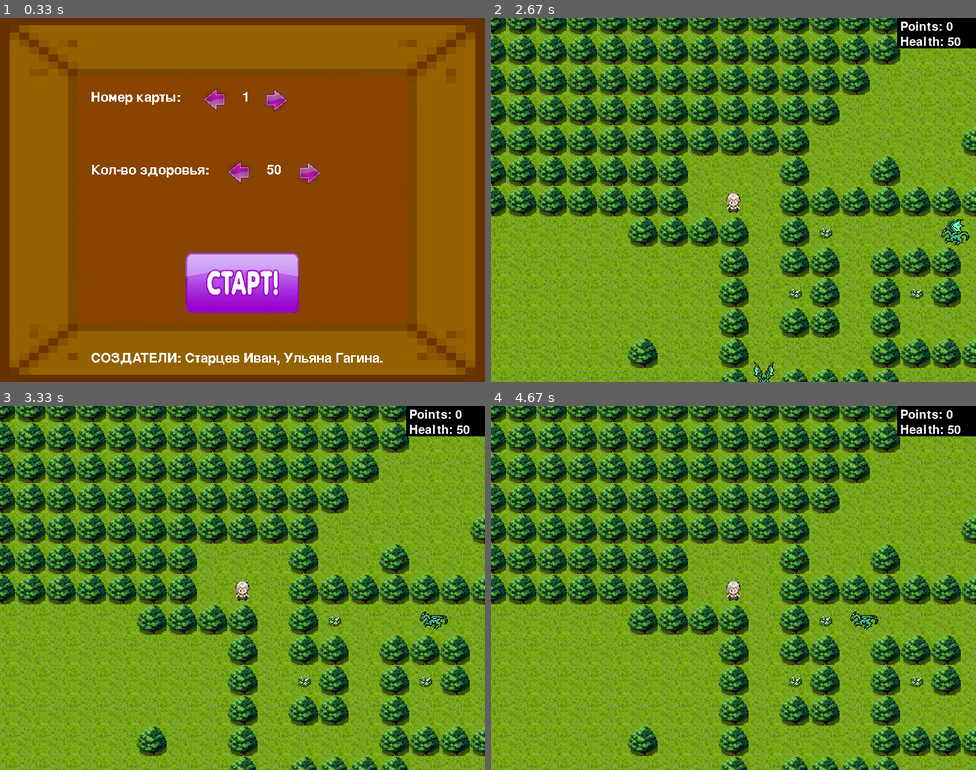
Above: before the commit, frames 1-4 (two rows, left to right).
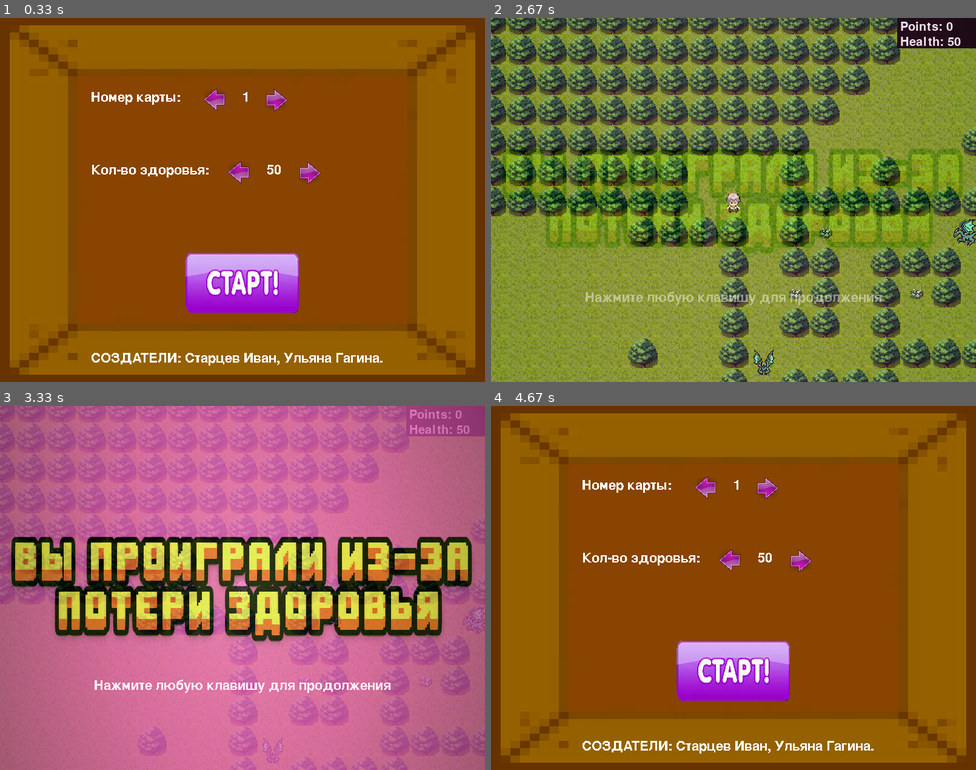
Above: after the commit, the same moments.

Repository: ivampo/PygameProject
Game: pygame game, started from basic.py
Same seed, same stepped clock (60 frames per second), same inputs: the game is played once before the commit and once after it.
Inputs (mouse positions are in pixels of both pictures, inside the frame that each line leads up to):
- Up to frame 1 (0.33 s): no input
- Up to frame 2 (2.67 s): click (704, 98) at 0.42 s; click (767, 98) at 1.77 s; click (782, 280) at 2.1 s; tap D at 2.33 s
- Up to frame 3 (3.33 s): no input
- Up to frame 4 (4.67 s): click (718, 526) at 4.3 s; click (728, 558) at 4.63 s

Frame 1 is identical in both runs. In frame 2, 67% of the frame differs, in the area x 0-100%, y 0-100%; in frame 3, 100%; in frame 4, 100%.

Commit message:
подогнаны карты уровней под размер экрана, а также сделана тестовая карта

Diff:
--- a/basic.py
+++ b/basic.py
@@ -50,7 +50,7 @@
     font = pygame.font.SysFont(None, 32)
     health_list = [20, 50, 100]
     health_num = 1
-    map_list = ['map.txt', 'map2.txt', 'map3.txt']
+    map_list = ['map.txt', 'map2.txt', 'map3.txt', 'test_map.txt']
     map_num = 0
     text1 = font.render('Номер карты:', False, pygame.Color('white'))
     text1_value = font.render(str(map_num + 1), False, pygame.Color('white'))
@@ -68,10 +68,10 @@
                 if 250 <= pos[0] <= 550 and 380 <= pos[1] <= 500:
                     return health_list[health_num], map_list[map_num]
                 if 330 <= pos[0] <= 380 and 110 <= pos[1] <= 160:
-                    map_num = (map_num - 1) % 3
+                    map_num = (map_num - 1) % 4
                     text1_value = font.render(str(map_num + 1), False, pygame.Color('white'))
                 if 430 <= pos[0] <= 480 and 110 <= pos[1] <= 160:
-                    map_num = (map_num + 1) % 3
+                    map_num = (map_num + 1) % 4
                     text1_value = font.render(str(map_num + 1), False, pygame.Color('white'))
                 if 370 <= pos[0] <= 420 and 230 <= pos[1] <= 280:
                     health_num = (health_num - 1) % 3
@@ -417,6 +417,8 @@
             if event.key == pygame.K_SPACE:
                 for plant in plant_group:
                     plant.collect()
+            if event.key == pygame.K_d:
+                end_screen()
         if event.type == pygame.KEYUP:
             if event.key in [pygame.K_LEFT, pygame.K_RIGHT,
                              pygame.K_UP, pygame.K_DOWN]:
--- a/map.txt
+++ b/map.txt
@@ -10,11 +10,11 @@
 .........#.##.###.#.#..#.............
 .........#.&#.#&#.+.#.......#........
 .........#.##.#.....##########...#...
-......#..#v...#######&..##.&.########
-.........#.####....###+...h#...#######
+......#..#v...#######&.#.+.&.########
+.........#.####....##+....h#...#######
 .........#.+#&..##.##########+..#######
 .........#.###..#&.##....######&#######
 .......#.#.....##+....##.##...#..#######
-.........###############..#.+.#.########
-.............#.........#.&..#..v#########
+.........#########v#####..#.+.#.########
+.............#....#....#.&..#..v#########
 ...................#...##################
--- a/map2.txt
+++ b/map2.txt
@@ -1,21 +1,25 @@
-.......................
-............#..........
-....#.........#........
-.......................
-.....###############...
-...#.#...#......v&#....
-#....#.#h....###.##....
-##...#.#..+#.#.#..#....#
-###..#&#####...#.+##..###
-####.#.#.#.....#&..######
-########.+.###.###.######
-.#####h.&..#&#.#.#.######
-..##########.#.+&###.####
-...###&...v..#v..#&#..##
-....######...##+.#.#....
-..#..#@....#&....#.#.#..
-.....#####.####..#.#....
-.....#.&....#......#...#.
-.....###############....
-..............#......#..
-........##..............
+###########################
+###.......................##
+###............#..........##
+###....#.........#........##
+###.......................##
+###.....###############...##
+###...#.#...#......v&#....##
+####....#.#h....###.##....####
+#####...#.#..+#.#.#..#....###
+######..#&#####...#.+##..#####
+#######.#.#.#.....#&..########
+###########.+.###.###.########
+###.#####h.&..#&#.#.#.########
+###..##########.#.+&###.######
+###...###&...v..#v..#&#..####
+###....######...##+.#.#....##
+###..#..#@....#&....#.#.#..##
+###.....#####.####..#.#....##
+###.....#.&....#......#...#.##
+###.....###############....##
+###..............#......#..##
+###........##..............##
+###########################
+###########################
+###########################
--- a/map3.txt
+++ b/map3.txt
@@ -1,21 +1,24 @@
-.......................
-##..........#..........
-####..........#........
-#####..................
-##################....#
-######&......&..h#..#..
-.#######.#.+.#.+.#.....
-..####@..#&..#.#.#.#...
-...#########.#.#.#.....
-....##.+&...v#.#.#....#
-.....#########.#&#...##
-..#..#v..&.....#.#..###
-.....#.###########.####
-.....#.&.....#..&######
-....##.#####.#.########
-.....#....&#h&...######
-.#...##################
-.............##########
-.......#..#....########
-.........#......#######
-..................#####
+##########################
+###########################
+##.......................##
+####..........#..........##
+######..........#........##
+#######..................####
+####################....###
+########&......&..h#..#..##
+##.#######.#.+.#.+.#.....##
+##..####@..#&..#.#.#.#...##
+##...#########.#.#.#.....##
+##....##.+&...v#.#.#....###
+##.....#########.#&#...####
+##..#..#v..&.....#.#..#####
+##.....#.###########.######
+##.....#.&.....#..&######
+##....##.#####.#.########
+##.....#....&#h&...######
+##.#...##################
+##.............##########
+##.......#..#....########
+##.........#......#######
+##..................#####
+##########################
--- /dev/null
+++ b/test_map.txt
@@ -0,0 +1,14 @@
+###################################################
+###################################################
+##################################################
+#################################################
+################################################
+###############################################
+#########@.................################
+#########h.+&+++&++++&++++&#################
+#################################################
+#################################################
+#################################################
+###################################################
+##################################################
+#################################################
